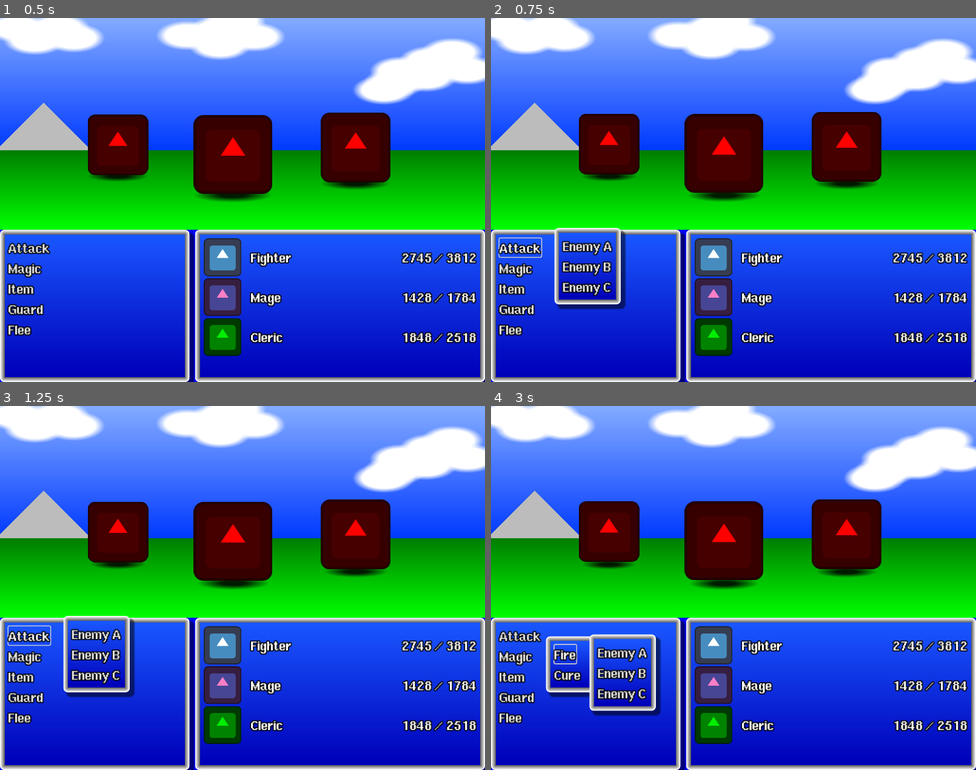
Above: before the commit, frames 1-4 (two rows, left to right).
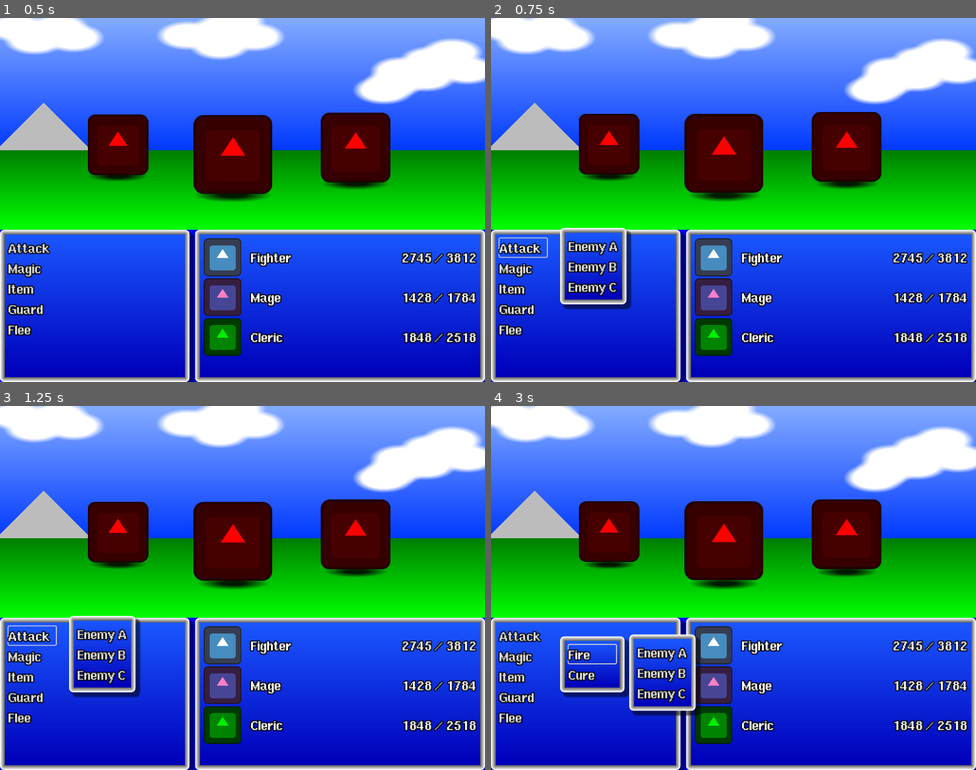
Above: after the commit, the same moments.

Repository: Toxe/godot-modal-dialogs
Game: Godot game, scene res://main.tscn
Same seed, same stepped clock (60 frames per second), same inputs: the game is played once before the commit and once after it. The engine's default icon, where the game draws it, is replaced by a stand-in: a white triangle on a blue panel in a dark square.
Inputs:
- Up to frame 1 (0.5 s): no input
- Up to frame 2 (0.75 s): click "Attack" at 0.5 s
- Up to frame 3 (1.25 s): no input
- Up to frame 4 (3 s): click "Enemy A" at 1.25 s; click "Magic" at 2 s; click "Fire" at 2.75 s

Frame 1 is identical in both runs. In frame 2, 2.0% of the frame differs, in the area x 10-29%, y 57-81%; in frame 3, 2.0%; in frame 4, 4.6%, in the area x 11-44%, y 62-86%.

Commit message:
Menu buttons are all the same width

Diff:
--- a/T05_ModalDialogs/menu/menu.gd
+++ b/T05_ModalDialogs/menu/menu.gd
@@ -16,7 +16,7 @@
 
 func add_button(button: Button, text: String) -> Button:
     button.text = text
-    button.size_flags_horizontal = Control.SIZE_SHRINK_BEGIN
+    button.alignment = HORIZONTAL_ALIGNMENT_LEFT
     %VBoxContainer.add_child(button)
     return button
 
--- a/T05_ModalDialogs/menu/menu.tscn
+++ b/T05_ModalDialogs/menu/menu.tscn
@@ -18,3 +18,4 @@
 unique_name_in_owner = true
 custom_minimum_size = Vector2(100, 0)
 layout_mode = 2
+size_flags_horizontal = 0
